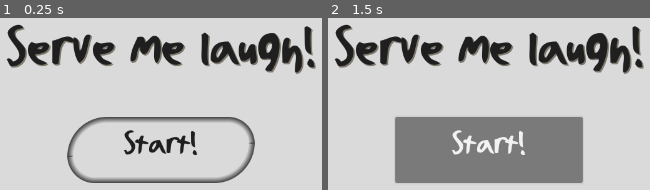
Above: before the commit, frames 1-2 (left to right).
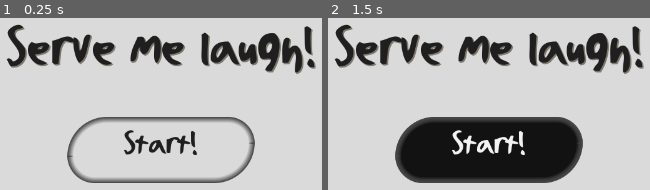
Above: after the commit, the same moments.

Repository: Aestial/GGJ2024-DopeMeLaugh
Game: Godot game, scene res://GameManager.tscn
The game is run twice, just before and just after one commit, with the same random seed, the same clock (stepped at 60 frames per second) and the same inputs.
Inputs:
- Up to frame 1 (0.25 s): no input
- Up to frame 2 (1.5 s): click "Start!" at 0.5 s; click "Start!" at 1.25 s

The runs differ from the first frame. In frame 2, 21% of the frame differs, in the area x 20-80%, y 57-96%.

Commit message:
Add fonts and themes folders

Diff:
--- a/theme/MainTheme.tres
+++ /dev/null
@@ -1,22 +0,0 @@
-[gd_resource type="Theme" load_steps=4 format=3 uid="uid://c0rx5pkmn4v4y"]
-
-[ext_resource type="StyleBox" uid="uid://c62nggori36s6" path="res://theme/draw_style_box_flat.tres" id="1_jc805"]
-[ext_resource type="FontFile" uid="uid://bnp3bs6ty31sf" path="res://theme/Bad Handwriting 7.2.ttf" id="2_dnl0c"]
-
-[sub_resource type="StyleBoxEmpty" id="StyleBoxEmpty_0sp6j"]
-
-[resource]
-default_font = ExtResource("2_dnl0c")
-default_font_size = 60
-Button/colors/font_color = Color(0.121141, 0.121141, 0.121141, 1)
-Button/colors/font_disabled_color = Color(0.164706, 0.164706, 0.164706, 0.603922)
-Button/colors/font_focus_color = Color(0.95, 0.95, 0.95, 1)
-Button/styles/normal = ExtResource("1_jc805")
-HBoxContainer/constants/separation = 4
-Label/colors/font_color = Color(0.121569, 0.121569, 0.121569, 1)
-Label/colors/font_shadow_color = Color(0.388235, 0.356863, 0.294118, 0.752941)
-Label/constants/line_spacing = 3
-Label/constants/shadow_offset_x = 2
-Label/constants/shadow_offset_y = 2
-Label/font_sizes/font_size = 80
-Label/styles/normal = SubResource("StyleBoxEmpty_0sp6j")
--- /dev/null
+++ b/themes/MainTheme.tres
@@ -0,0 +1,54 @@
+[gd_resource type="Theme" load_steps=6 format=3 uid="uid://c0rx5pkmn4v4y"]
+
+[ext_resource type="StyleBox" uid="uid://c62nggori36s6" path="res://themes/draw_style_box_flat.tres" id="1_jc805"]
+[ext_resource type="FontFile" uid="uid://bnp3bs6ty31sf" path="res://fonts/Bad Handwriting 7.2.ttf" id="2_dnl0c"]
+
+[sub_resource type="StyleBoxFlat" id="StyleBoxFlat_8diuu"]
+bg_color = Color(0.0705882, 0.0705882, 0.0705882, 1)
+border_width_left = 10
+border_width_top = 10
+border_width_right = 10
+border_width_bottom = 10
+border_color = Color(0.270588, 0.270588, 0.270588, 1)
+border_blend = true
+corner_radius_top_left = 93
+corner_radius_top_right = 42
+corner_radius_bottom_right = 65
+corner_radius_bottom_left = 64
+corner_detail = 20
+
+[sub_resource type="StyleBoxFlat" id="StyleBoxFlat_60mi0"]
+bg_color = Color(0.305882, 0.305882, 0.305882, 1)
+border_width_left = 10
+border_width_top = 10
+border_width_right = 10
+border_width_bottom = 10
+border_color = Color(0.192157, 0.192157, 0.192157, 1)
+border_blend = true
+corner_radius_top_left = 93
+corner_radius_top_right = 42
+corner_radius_bottom_right = 65
+corner_radius_bottom_left = 64
+corner_detail = 20
+
+[sub_resource type="StyleBoxEmpty" id="StyleBoxEmpty_0sp6j"]
+
+[resource]
+default_font = ExtResource("2_dnl0c")
+default_font_size = 60
+Button/colors/font_color = Color(0.121569, 0.121569, 0.121569, 1)
+Button/colors/font_disabled_color = Color(0.164706, 0.164706, 0.164706, 0.603922)
+Button/colors/font_focus_color = Color(0.121569, 0.121569, 0.121569, 1)
+Button/styles/disabled = ExtResource("1_jc805")
+Button/styles/focus = ExtResource("1_jc805")
+Button/styles/hover = SubResource("StyleBoxFlat_8diuu")
+Button/styles/normal = ExtResource("1_jc805")
+Button/styles/pressed = SubResource("StyleBoxFlat_60mi0")
+HBoxContainer/constants/separation = 4
+Label/colors/font_color = Color(0.121569, 0.121569, 0.121569, 1)
+Label/colors/font_shadow_color = Color(0.388235, 0.356863, 0.294118, 0.752941)
+Label/constants/line_spacing = 3
+Label/constants/shadow_offset_x = 2
+Label/constants/shadow_offset_y = 2
+Label/font_sizes/font_size = 80
+Label/styles/normal = SubResource("StyleBoxEmpty_0sp6j")
--- a/theme/ScriptTheme.tres
+++ b/themes/ScriptTheme.tres
@@ -1,6 +1,6 @@
 [gd_resource type="Theme" load_steps=2 format=3 uid="uid://b45eh8qt6frxm"]
 
-[ext_resource type="FontFile" uid="uid://0yw3e224mix0" path="res://theme/my derp handwriting.ttf" id="1_hac2d"]
+[ext_resource type="FontFile" uid="uid://0yw3e224mix0" path="res://fonts/my derp handwriting.ttf" id="1_hac2d"]
 
 [resource]
 default_font = ExtResource("1_hac2d")
--- a/theme/UITheme.tres
+++ b/themes/UITheme.tres
@@ -1,6 +1,6 @@
 [gd_resource type="Theme" load_steps=2 format=3 uid="uid://dvyjsa2wncv23"]
 
-[ext_resource type="FontFile" uid="uid://mr21v8c6cqj" path="res://theme/Chalkboard-Regular.ttf" id="1_vyprf"]
+[ext_resource type="FontFile" uid="uid://mr21v8c6cqj" path="res://fonts/Chalkboard-Regular.ttf" id="1_vyprf"]
 
 [resource]
 default_font = ExtResource("1_vyprf")
--- a/theme/draw_style_box_flat.tres
+++ b/themes/draw_style_box_flat.tres
@@ -1,7 +1,6 @@
 [gd_resource type="StyleBoxFlat" format=3 uid="uid://c62nggori36s6"]
 
 [resource]
-bg_color = Color(0.815686, 0.815686, 0.815686, 1)
 draw_center = false
 border_width_left = 10
 border_width_top = 10
Renamed: theme/Bad Handwriting 7.2.ttf -> fonts/Bad Handwriting 7.2.ttf
Not shown, changed: fonts/Bad Handwriting 7.2.ttf.import
Renamed: theme/Chalkboard-Regular.ttf -> fonts/Chalkboard-Regular.ttf
Not shown, changed: fonts/Chalkboard-Regular.ttf.import
Renamed: theme/my derp handwriting.ttf -> fonts/my derp handwriting.ttf
Not shown, changed: fonts/my derp handwriting.ttf.import
